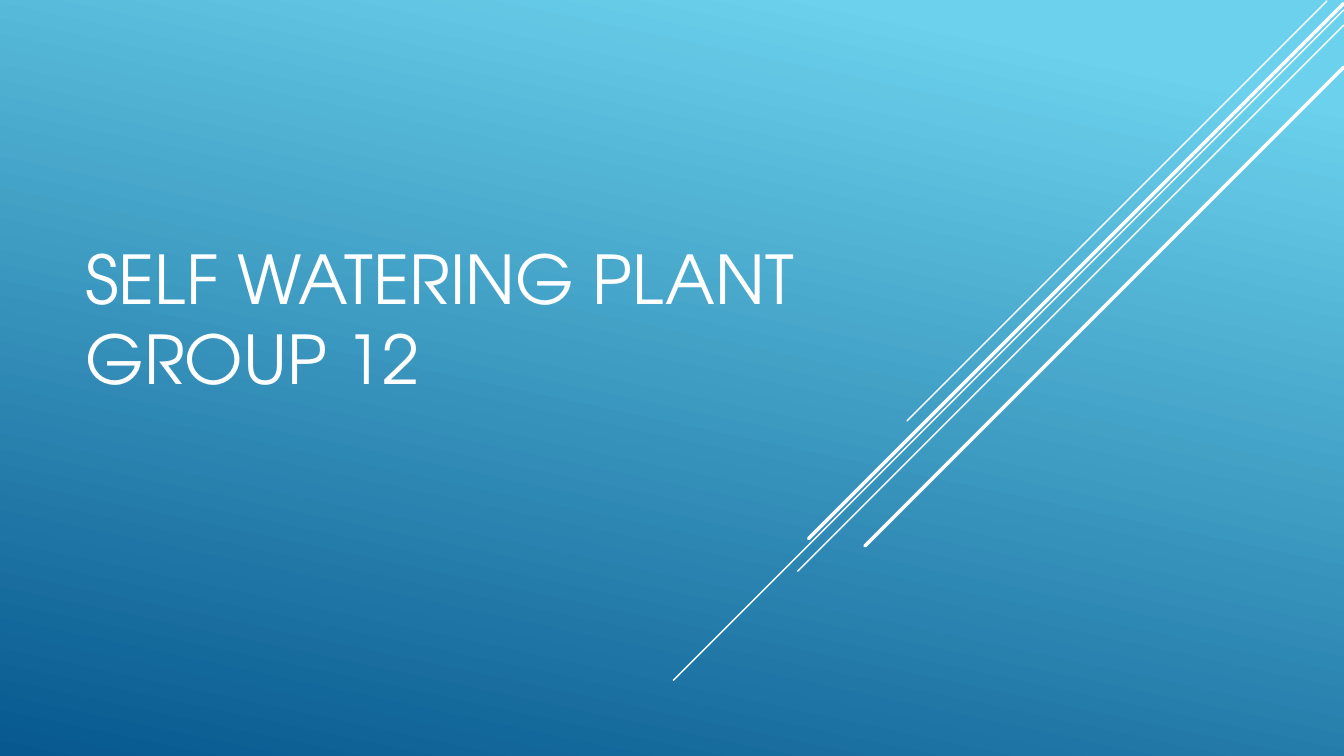
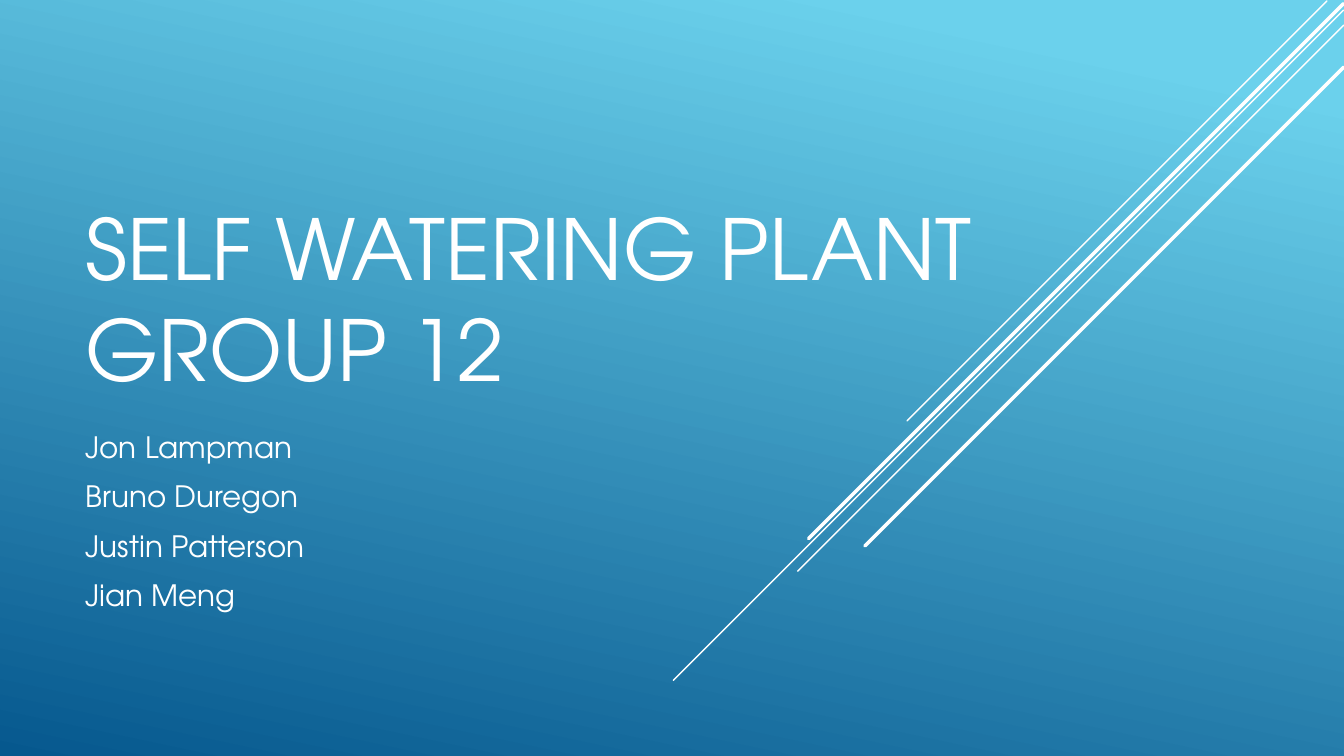
Before and after one commit to jp32/ece411-pdx, a slide deck: slide 1 of documents/presentation.pptx. Drawn at 1344x756 pixels with LibreOffice and Linux fonts; fonts in the diff are those of the drawing. Boxes give left, top, right and bottom in pixels: in the first picture for what was removed or moved away, otherwise in the second. Text is boxed around its words. In the diff, an @@ line names an element or a change of style, - is before the commit and + after.

```diff
--- a/documents/presentation.pptx
+++ b/documents/presentation.pptx
@@ title "SELF WATERING PLANT GROUP 12" at bbox=[86, 217, 972, 382]: size 48 to 60 pt @@
@@ subtitle added at bbox=[86, 436, 304, 613], 21 pt, text #FFFFFF @@
+Jon Lampman
+Bruno Duregon
+Justin Patterson
+Jian Meng
```
Also in this commit, not shown: 4 slides added, 2 other files.
